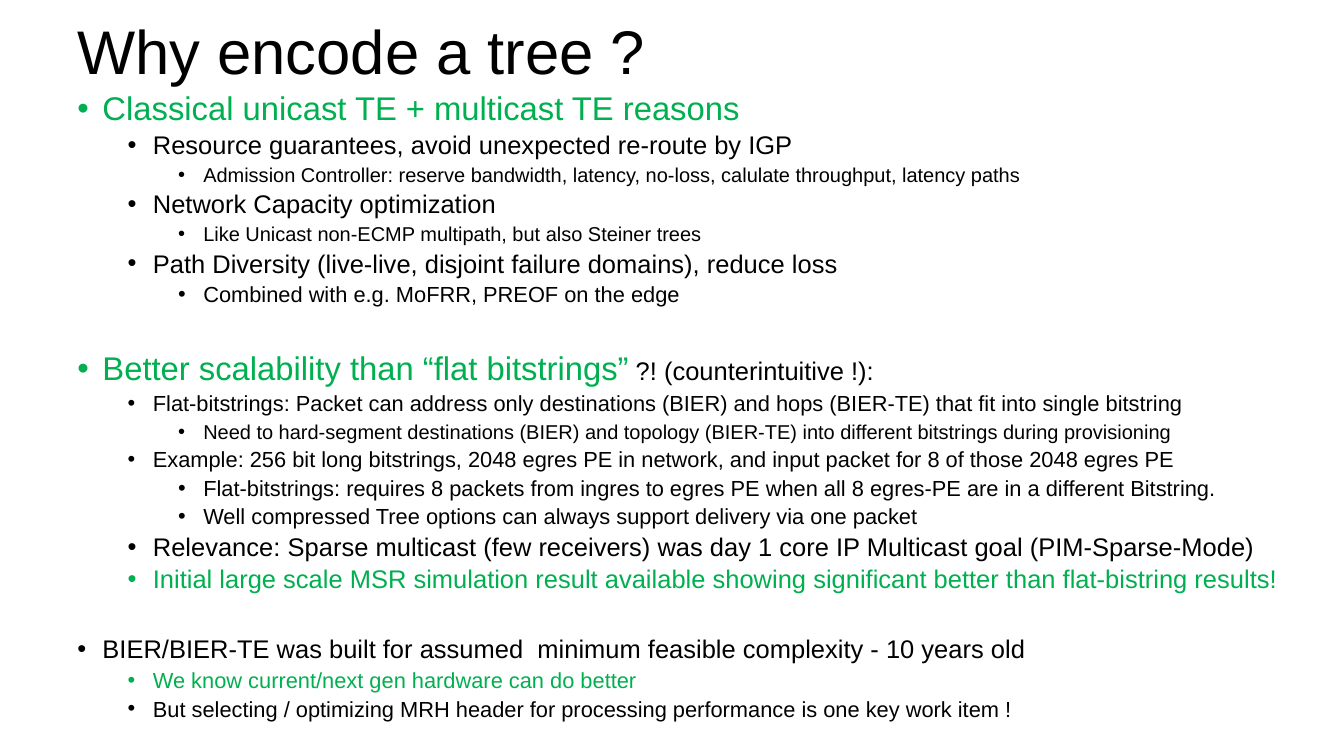
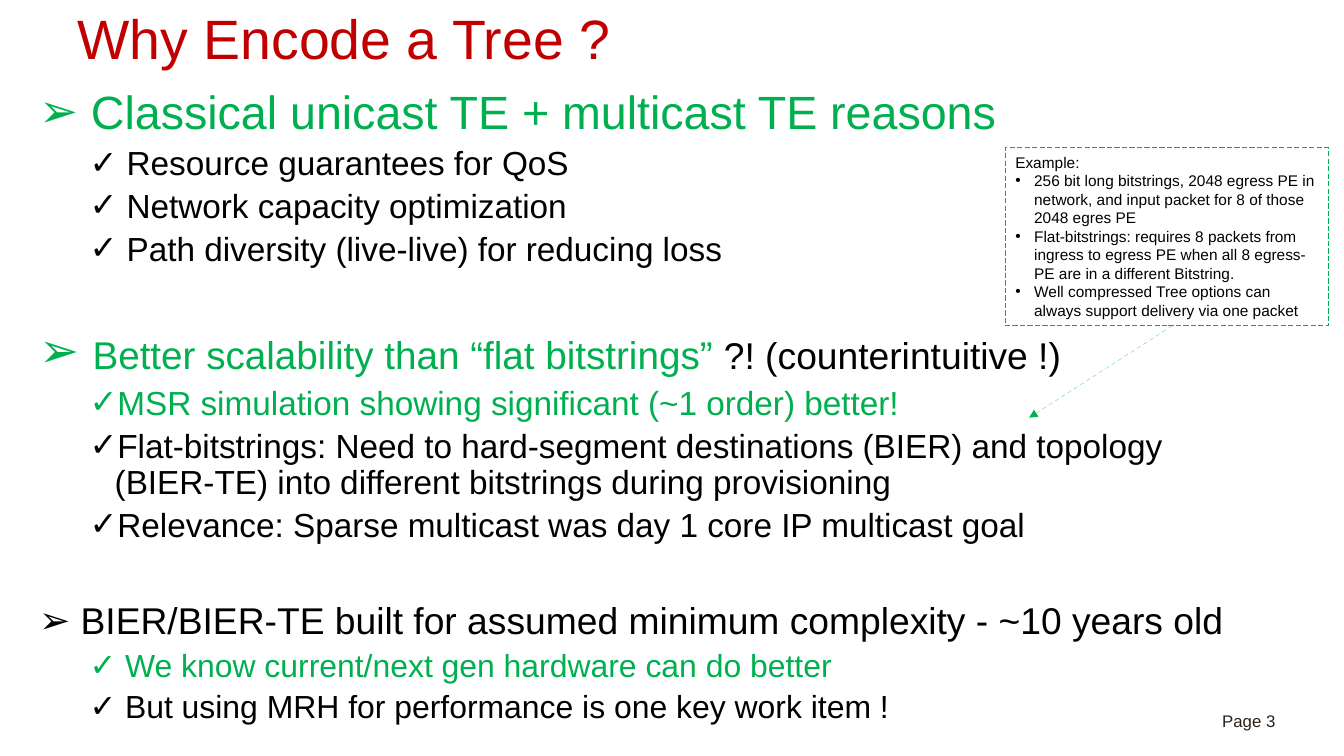
Before and after one commit to MSR6-community/presentations, a slide deck: slide 3 of msr6-bof-chen-te-solution-overview.pptx. Drawn at 1344x756 pixels with LibreOffice and Linux fonts; fonts in the diff are those of the drawing. Boxes give left, top, right and bottom in pixels: in the first picture for what was removed or moved away, otherwise in the second. Text is boxed around its words. In the diff, an @@ line names an element or a change of style, - is before the commit and + after.

```diff
--- a/msr6-bof-chen-te-solution-overview.pptx
+++ b/msr6-bof-chen-te-solution-overview.pptx
@@ title at [77,18,564,69]: text changed; size 44 to 39.6 pt; text colour #000000 to #C00000 @@
-Why encode a tree ?
+Why Encode a Tree ?
@@ text "Classical unicast TE + multicast ...": place and size @@
-text "Classical unicast TE + multicast ..." at [102,96,1276,721]
+text "Classical unicast TE + multicast ..." at [81,95,1223,725]
@@ text at [91,95,996,683]: size 23.4 to 33.2 pt in "Classical unicast TE + multicast TE reasons"; size 15.6 to 22.8 pt in "We know current/next gen hardware can do ..."; bullet • to ➢; line spacing 0.83 to 0.9; bullet • to ✓ @@
@@ rectangle added at [1005,148,1328,327], outline #00B050 0.75 pt dashed, 11 pt, text #000000 @@
+Example:
+• 256 bit long bitstrings, 2048 egress PE in network, and input packet for 8 of those 2048 egres PE
+• Flat-bitstrings: requires 8 packets from ingress to egress PE when all 8 egress-PE are in a different Bitstring.
+• Well compressed Tree options can always support delivery via one packet
@@ text at [81,151,1223,642]: text changed; size 18.2 to 23.8 pt @@
-  • Resource guarantees, avoid unexpected re-route by IGP
-    • Admission Controller: reserve bandwidth, latency, no-loss, calulate throughput, latency paths
-  • Network Capacity optimization
-    • Like Unicast non-ECMP multipath, but also Steiner trees
-  • Path Diversity (live-live, disjoint failure domains), reduce loss
-    • Combined with e.g. MoFRR, PREOF on the edge
-• Better scalability than “flat bitstrings” ?! (counterintuitive !):
-  • Flat-bitstrings: Packet can address only destinations (BIER) and hops (BIER-TE) that fit into single bitstring
-    • Need to hard-segment destinations (BIER) and topology (BIER-TE) into different bitstrings during provisioning
-  • Example: 256 bit long bitstrings, 2048 egres PE in network, and input packet for 8 of those 2048 egres PE
-    • Flat-bitstrings: requires 8 packets from ingres to egres PE when all 8 egres-PE are in a different Bitstring.
-    • Well compressed Tree options can always support delivery via one packet
-  • Relevance: Sparse multicast (few receivers) was day 1 core IP Multicast goal (PIM-Sparse-Mode)
-  • Initial large scale MSR simulation result available showing significant better than flat-bistring results!
-• BIER/BIER-TE was built for assumed minimum feasible complexity - 10 years old
+  ✓ Resource guarantees for QoS
+  ✓ Network capacity optimization
+  ✓ Path diversity (live-live) for reducing loss
+➢ Better scalability than “flat bitstrings” ?! (counterintuitive !)
+  ✓ MSR simulation showing significant (~1 order) better!
+  ✓ Flat-bitstrings: Need to hard-segment destinations (BIER) and topology (BIER-TE) into different bitstrings during provisioning
+  ✓ Relevance: Sparse multicast was day 1 core IP multicast goal
+➢ BIER/BIER-TE built for assumed minimum complexity - ~10 years old
@@ arrow added from (1173, 326) to (1029, 417), #00B050 0.75 pt dashed @@
@@ text at [125,695,871,725]: text changed; size 15.6 to 22.8 pt @@
-  • But selecting / optimizing MRH header for processing performance is one key work item !
+  ✓ But using MRH for performance is one key work item !
@@ page number added at [1222,715,1275,731], 12 pt, text #2D2015 @@
+Page 3
```
Also in this commit, not shown: 6 other slides changed, 1 slide added, 2 other files.
